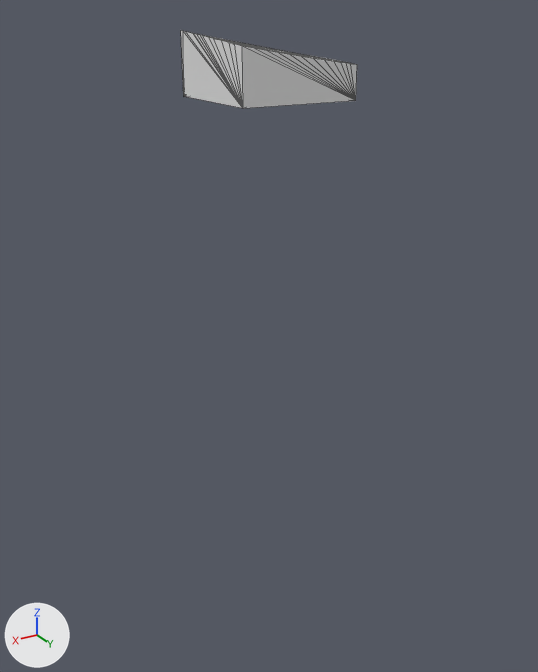
Renders of the glTF model assets/terrain/surface_pieces/surf_8_25.glb from each side of a commit.
Before and after are seen from a camera (50 mm lens) standing at (-51.55, 9.2, -26.96) and looking at (-67.74, -17.77, -40.45). Arrows for +X, +Y and +Z are at lower left; the lights stay in place. The picture after the commit comes second. Mesh edges are drawn as thin lines. Where no turn or scale is listed for an object, it has been applied to the vertices.

In view in the first picture: 'geometry_0'.
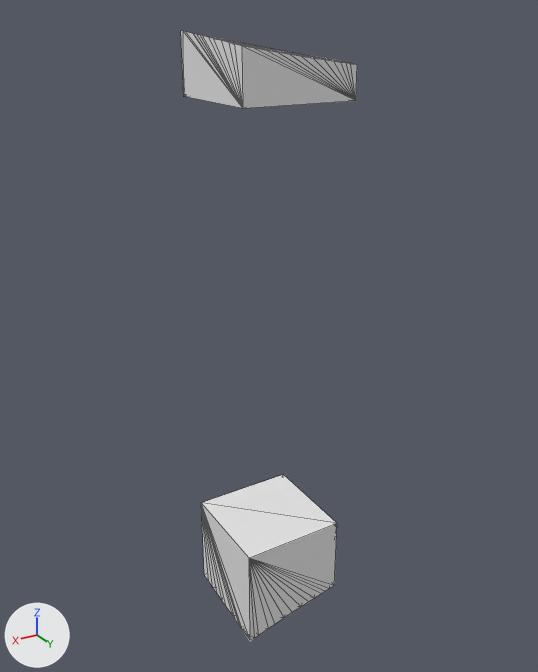
Where the change shows, as pixel boxes [x1, y1, x2, y2] in the pictures (538 x 672 px):
```json
{"object": "layer_5", "change": "added", "after": [201, 475, 337, 640]}
```

Edits to the scene script, one JSON object a line:
```json
{"op": "add", "block": "me_layer_5", "code": ["me_layer_5 = bpy.data.meshes.new('layer_5')", "me_layer_5.from_pydata(...)  # 87 vertices, 170 faces; spans x -70.0..-65.0, y -20.0..-15.0, z -55.0..-50.0"]}
{"op": "add", "block": "ob_layer_5", "code": ["ob_layer_5 = bpy.data.objects.new('layer_5', me_layer_5)", "ob_layer_5.location = (0.0, 0.0, 0.0)"]}
```
